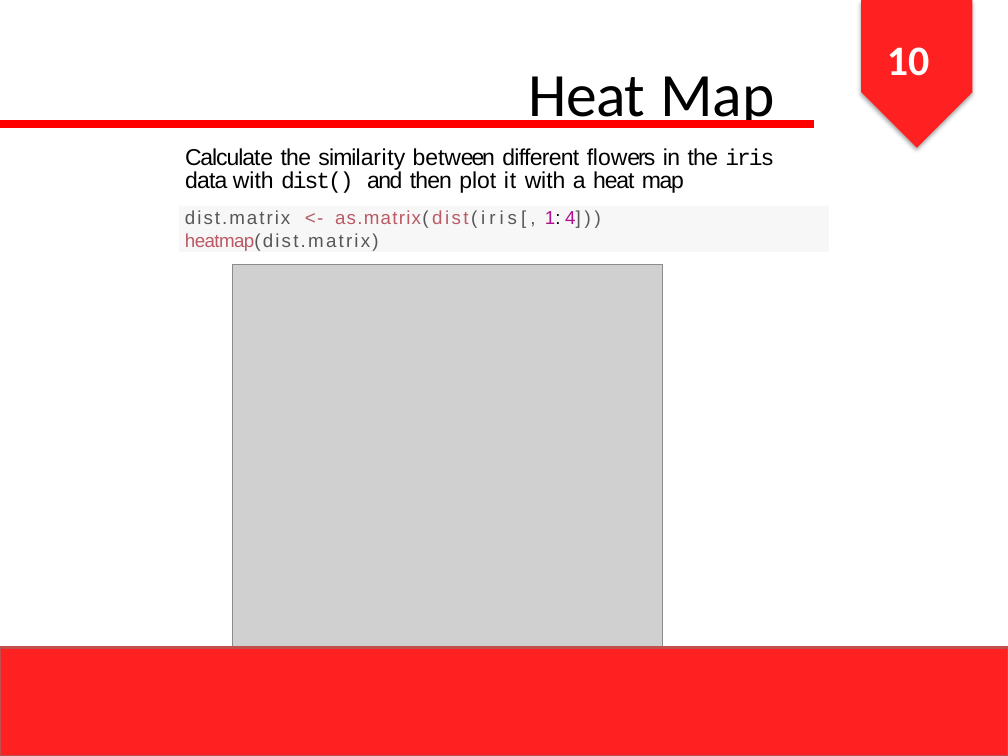
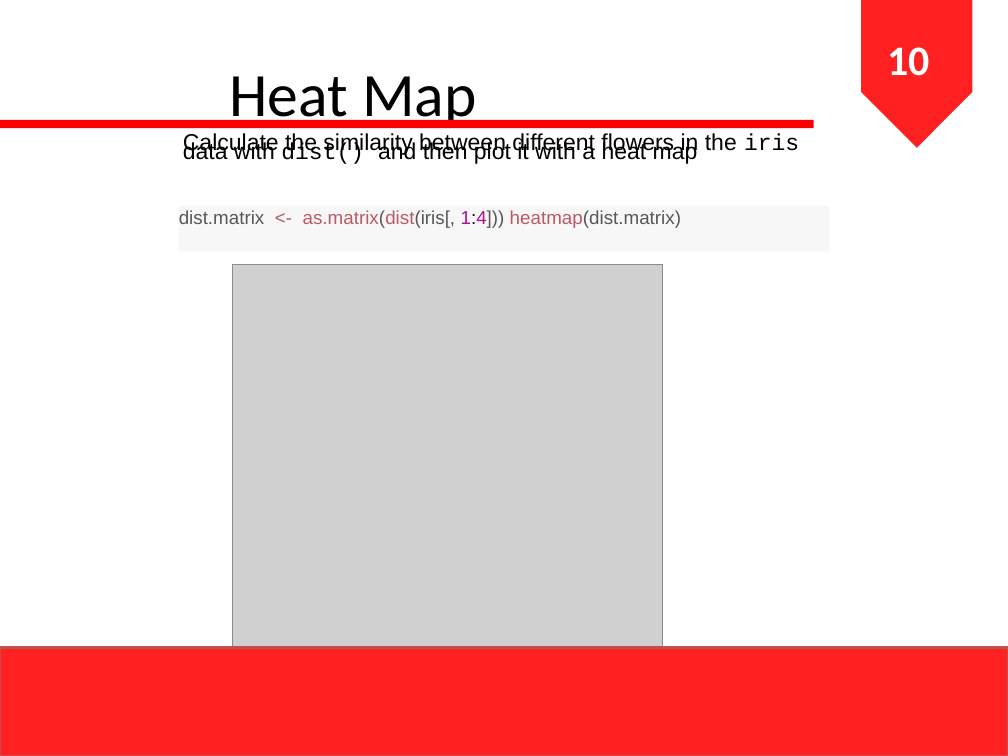
Before and after one commit to ihsanarifr/TugasKuliah, a slide deck: slide 11 of CodeDatamining/prak4/Slide Praktikum 4.pptx. Drawn at 1008x756 pixels with LibreOffice and Linux fonts; fonts in the diff are those of the drawing; grey boxes stand for pictures. Boxes give left, top, right and bottom in pixels: in the first picture for what was removed or moved away, otherwise in the second. Text is boxed around its words. In the diff, an @@ line names an element or a change of style, - is before the commit and + after.

```diff
--- a/CodeDatamining/prak4/Slide Praktikum 4.pptx
+++ b/CodeDatamining/prak4/Slide Praktikum 4.pptx
@@ pentagon arrow at <box>861,0,972,148</box>: shadow off; proportions changed @@
@@ text "Heat Map" at <box>230,76,476,128</box>: letter spacing -0.5 to 0 pt in "Heat"; alignment centre to left; indent changed @@
@@ text "Calculate the similarity between different ..." at <box>183,133,799,164</box>: letter spacing -0.7 to 0 pt in "Calculate similarity flowers heat"; letter spacing -0.8 to 0 pt in "Calculate between"; letter spacing -0.5 to 0 pt in "the between different the data"; letter spacing -0.6 to 0 pt in "similarity then"; letter spacing -1.2 to 0 pt, letter spacing 0.5 to 0 pt in "similarity"; letter spacing -0.1 to 0 pt in "similarity flowers"; letter spacing -0.3 to 0 pt in "between in"; letter spacing -1.3 to 0 pt in "between flowers"; letter spacing -1.6 to 0 pt in "between"; letter spacing -1.4 to 0 pt in "flowers iris dist() a"; letter spacing -1 to 0 pt in "and map"; letter spacing -0.4 to 0 pt, letter spacing -0.2 to 0 pt, letter spacing 0.1 to 0 pt in "plot"; letter spacing 0.7 to 0 pt in "it"; indent changed; line spacing 16.4pt to 5.8pt @@
@@ rectangle "dist.matrix <- as.matrix(dist(iris[, 1:4])) heatmap(dist.mat ..." at <box>178,206,829,251</box>: letter spacing 1.4 to 0 pt in "dist.matrix"; letter spacing 0.8 to 0 pt in "<-"; letter spacing 0.9 to 0 pt, letter spacing 2.5 to 0 pt, letter spacing 1.7 to 0 pt in "as.matrix(dist(iris[,"; letter spacing 2.8 to 0 pt in "as.matrix(dist(iris[, 1:4]))"; letter spacing -0.5 to 0 pt in "1:4])) heatmap(dist.matrix)"; letter spacing 3.3 to 0 pt in "1:4]))"; letter spacing 1.6 to 0 pt in "heatmap(dist.matrix)"; indent changed @@
```
Also in this commit, not shown: 18 other slides changed, 18 other files.
